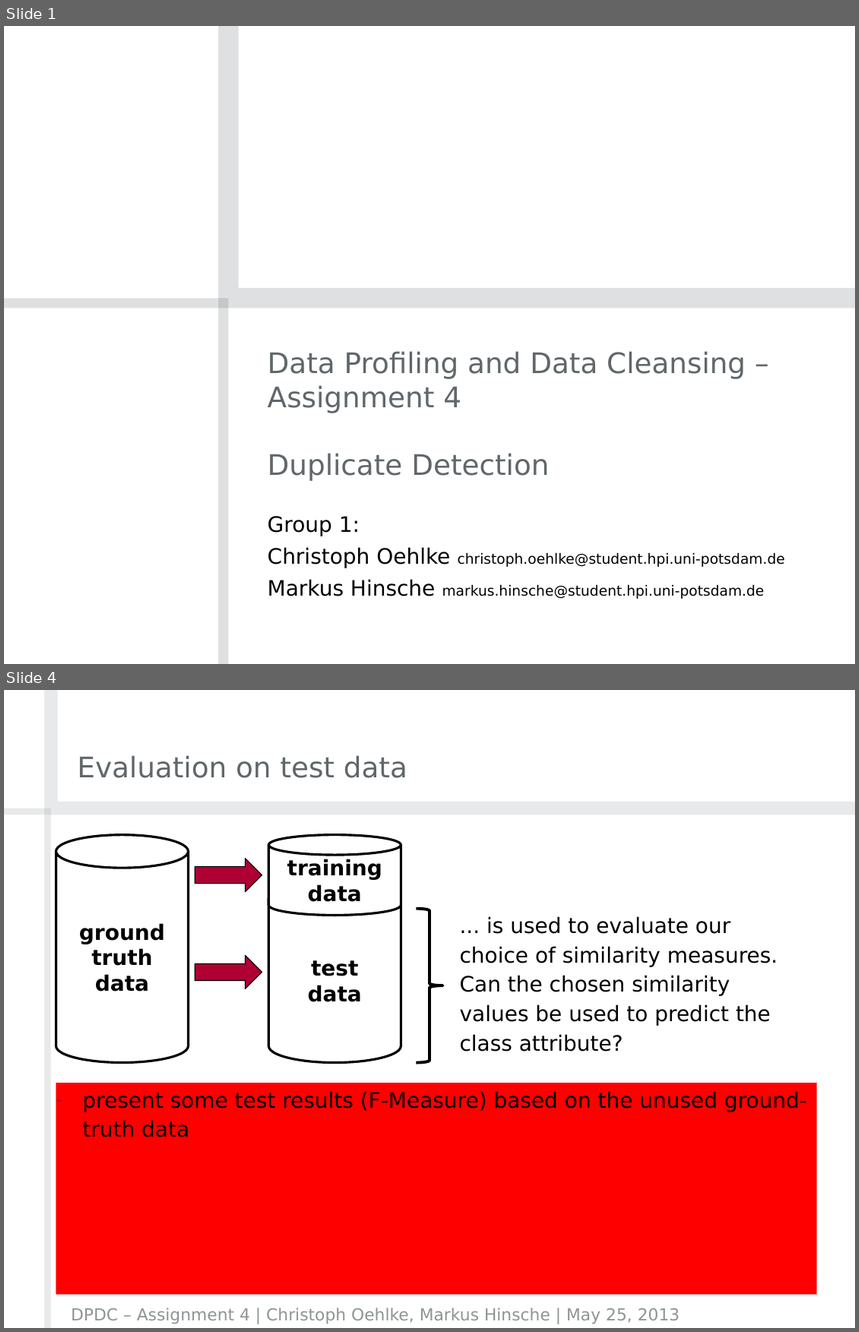
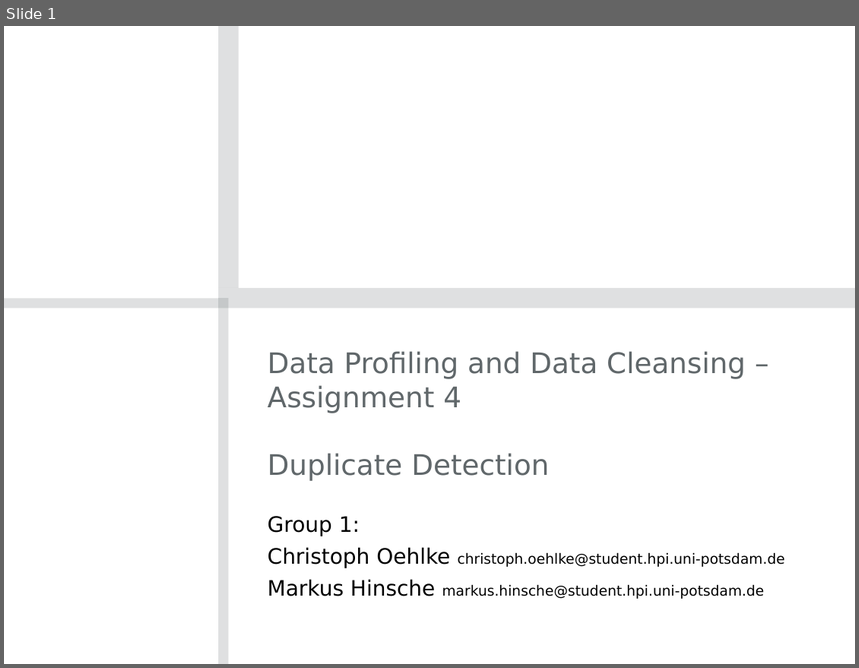
Before and after one commit to crizzy/dpdc-exercises, a slide deck: exercise4/DPDCAssignment4Group01.pptx. Shown one above the other, each under a label of ours: slides 1 and 4 before the commit, slide 1 after it; the slides between them are not shown. The pictures are 859x1332 and 859x668 pixels, drawn with LibreOffice and Linux fonts; fonts in the diff are those of the drawing; background and template pictures are left out. Boxes give left, top, right and bottom in pixels: in the first picture for what was removed or moved away, otherwise in the second. Text is boxed around its words. In the diff, an @@ line names an element or a change of style, - is before the commit and + after.

```diff
--- a/exercise4/DPDCAssignment4Group01.pptx
+++ b/exercise4/DPDCAssignment4Group01.pptx
@@ slide 4 removed at (4,690,855,1328), background #FFFFFF @@
@@ title removed at (77,755,408,778) @@
-Evaluation on test data
@@ group removed at (4,690,855,1328): 4 rectangles @@
@@ cylinder removed at (56,834,188,1063) @@
-ground
-truth
-data
@@ cylinder removed at (268,834,401,915) @@
-training
-data
@@ right arrow removed at (195,859,262,891) @@
@@ cylinder removed at (268,882,401,1063) @@
-test
-data
@@ right brace removed at (416,909,443,1063) @@
@@ text removed at (460,916,778,1052) @@
-... is used to evaluate our choice of similarity measures. Can the chosen similarity values be used to predict the class attribute?
@@ right arrow removed at (195,955,262,989) @@
@@ text removed at (56,1083,817,1295) @@
-– present some test results (F-Measure) based on the unused ground-truth data
@@ text removed at (71,1308,680,1325) @@
-DPDC – Assignment 4 | Christoph Oehlke, Markus Hinsche | May 25, 2013
```
Also in this commit, not shown: 2 slides changed, 6 slides added, 2 other slides removed.
